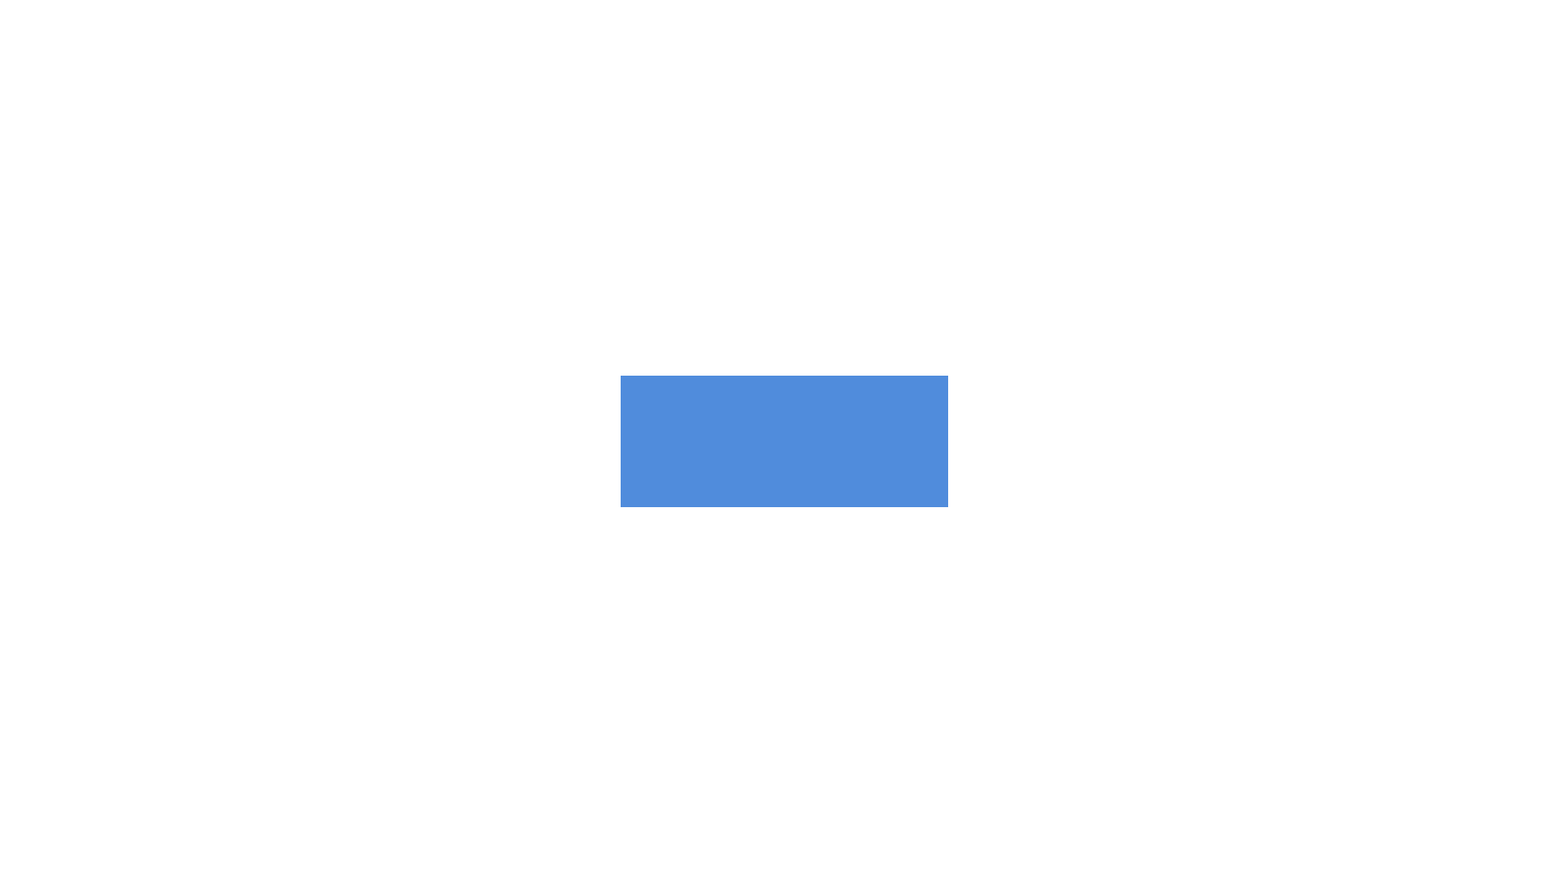
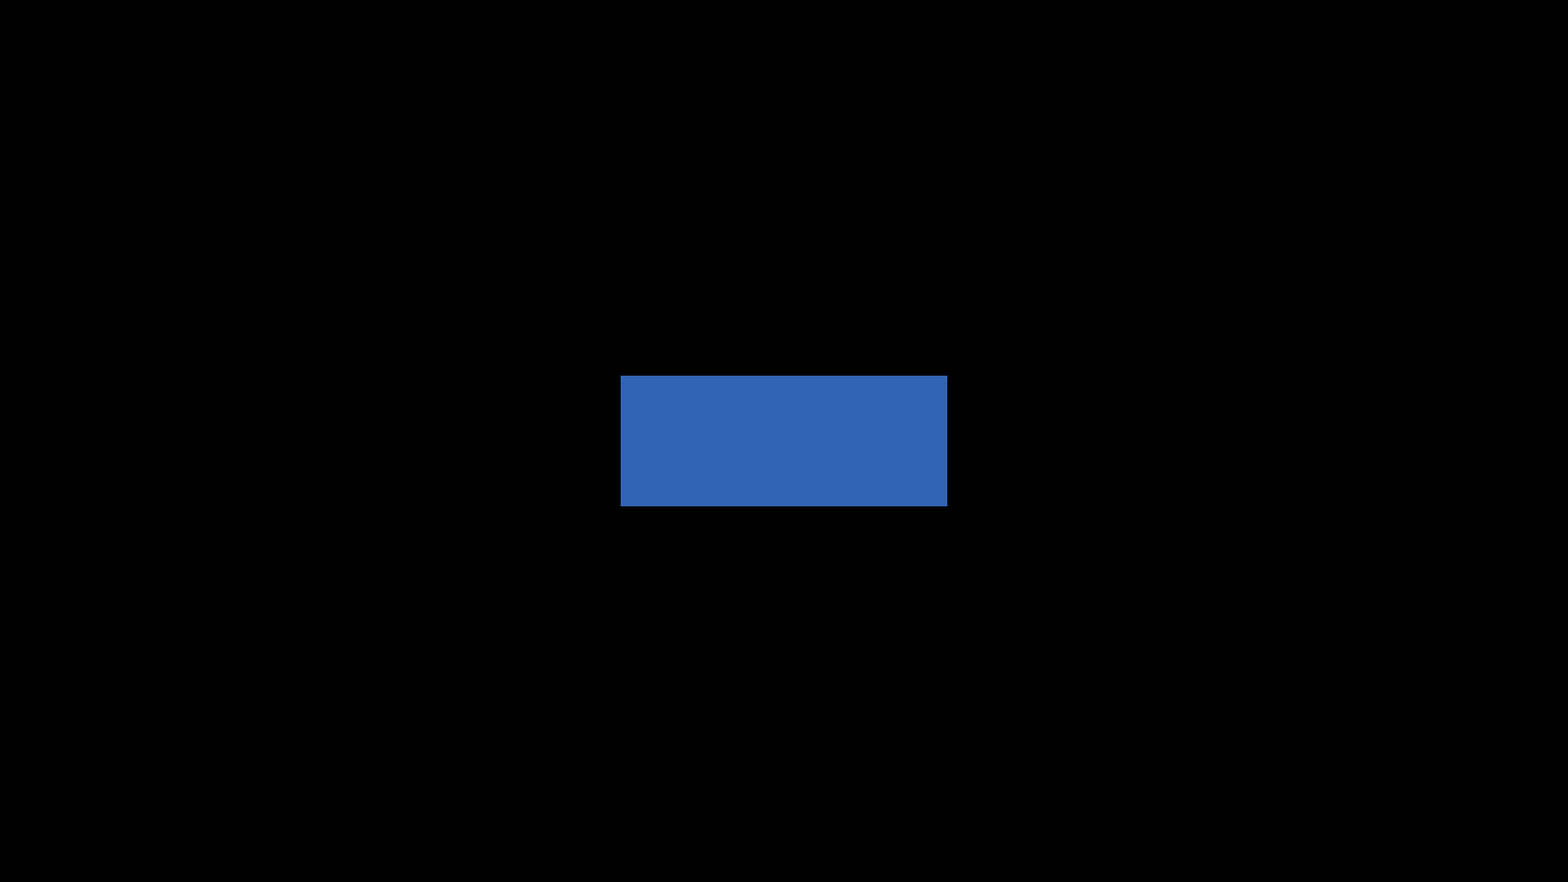
Comparing the layer stacks of the two w=1568, h=882 images. Changes:
removed layer "L2" over [620,375,949,508]
removed layer "L1" over [620,375,949,508]
added layer "PlayBtn#button_pressed" above "PlayBtn#button_hovered" over [620,375,948,507]
added layer "PlayBtn#button_hovered" above "PlayBtn#button_normal" over [620,375,948,507]
added layer "PlayBtn#button_normal" over [620,375,948,507]